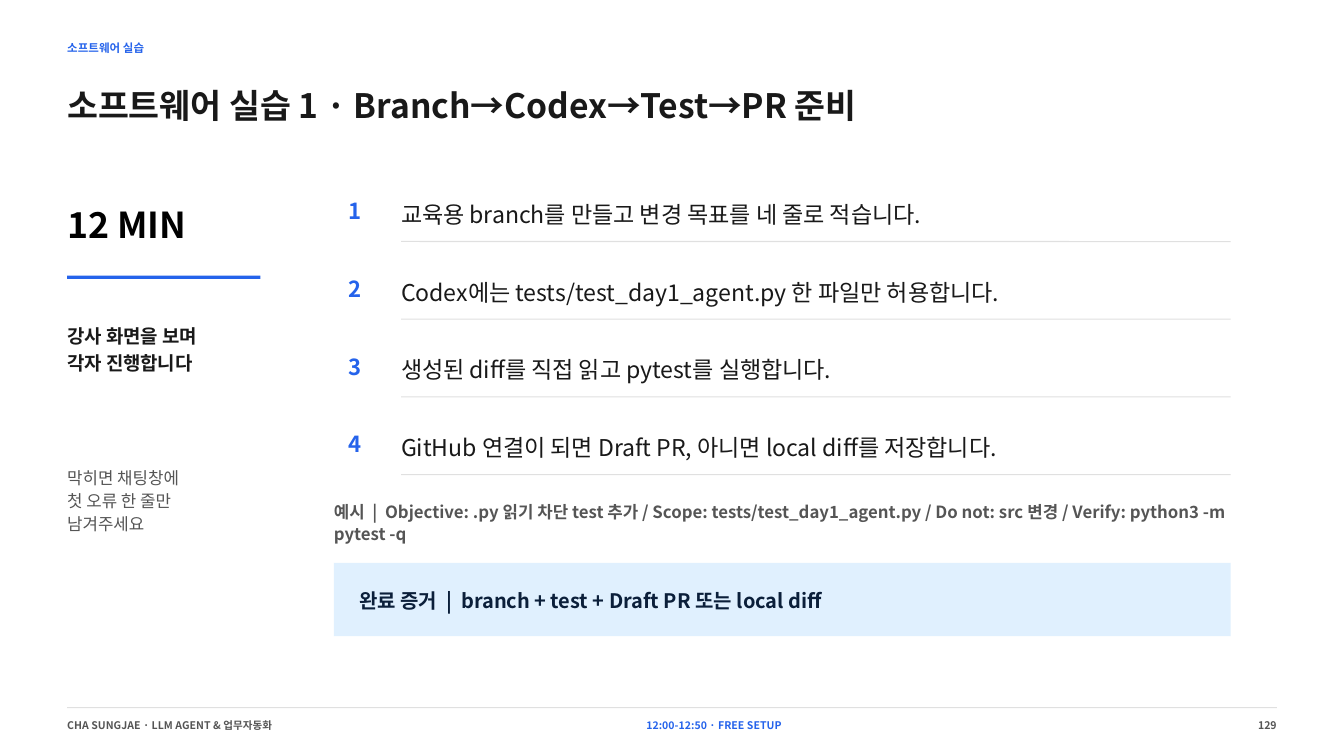
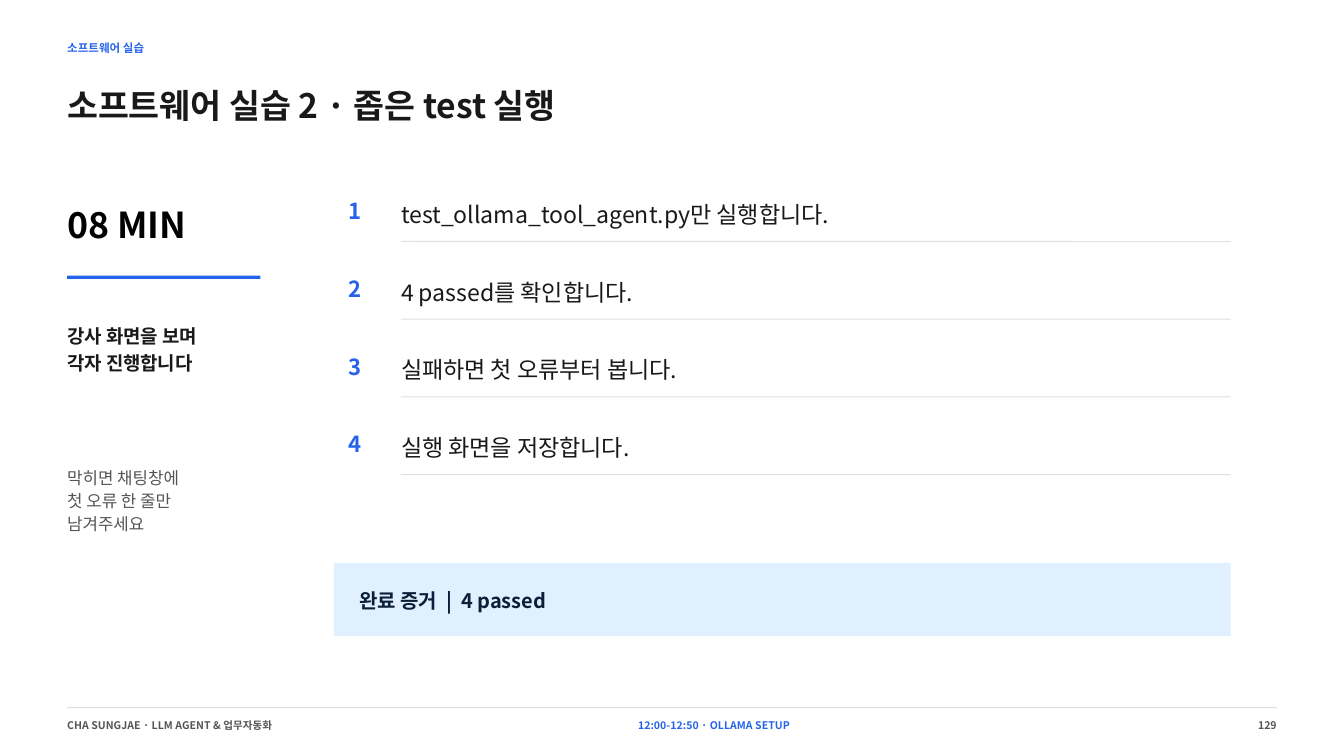
Before and after one commit to smilesjcha/llm-agent-and-workflow-automation, a slide deck: slide 129 of slides/IPA_LLM_Agent_업무자동화_Day1_2026-08-23_MUSINSA_PARTS_270p.pptx. Drawn at 1344x756 pixels with LibreOffice and Linux fonts; fonts in the diff are those of the drawing. Boxes give left, top, right and bottom in pixels: in the first picture for what was removed or moved away, otherwise in the second. Text is boxed around its words. In the diff, an @@ line names an element or a change of style, - is before the commit and + after.

```diff
--- a/slides/IPA_LLM_Agent_업무자동화_Day1_2026-08-23_MUSINSA_PARTS_270p.pptx
+++ b/slides/IPA_LLM_Agent_업무자동화_Day1_2026-08-23_MUSINSA_PARTS_270p.pptx
@@ text at bbox=[67, 89, 556, 121]: text changed @@
-소프트웨어 실습 1 · Branch→Codex→Test→PR 준비
+소프트웨어 실습 2 · 좁은 test 실행
@@ text at bbox=[401, 203, 829, 229]: text changed @@
-교육용 branch를 만들고 변경 목표를 네 줄로 적습니다.
+test_ollama_tool_agent.py만 실행합니다.
@@ text at bbox=[67, 211, 186, 239]: text changed @@
-12 MIN
+08 MIN
@@ text at bbox=[401, 281, 633, 306]: text changed @@
-Codex에는 tests/test_day1_agent.py 한 파일만 허용합니다.
+4 passed를 확인합니다.
@@ text at bbox=[401, 359, 677, 380]: text changed @@
-생성된 diff를 직접 읽고 pytest를 실행합니다.
+실패하면 첫 오류부터 봅니다.
@@ text at bbox=[401, 436, 629, 458]: text changed @@
-GitHub 연결이 되면 Draft PR, 아니면 local diff를 저장합니다.
+실행 화면을 저장합니다.
@@ text removed at bbox=[334, 504, 1225, 544] @@
-예시 | Objective: .py 읽기 차단 test 추가 / Scope: tests/test_day1_agent.py / Do not: src 변경 / Verify: python3 -m pytest -q
@@ text at bbox=[359, 591, 547, 613]: text changed @@
-완료 증거 | branch + test + Draft PR 또는 local diff
+완료 증거 | 4 passed
@@ text at bbox=[638, 721, 790, 729]: text changed @@
-12:00-12:50 · FREE SETUP
+12:00-12:50 · OLLAMA SETUP
```
Also in this commit, not shown: 109 other slides changed, 7 other files.
